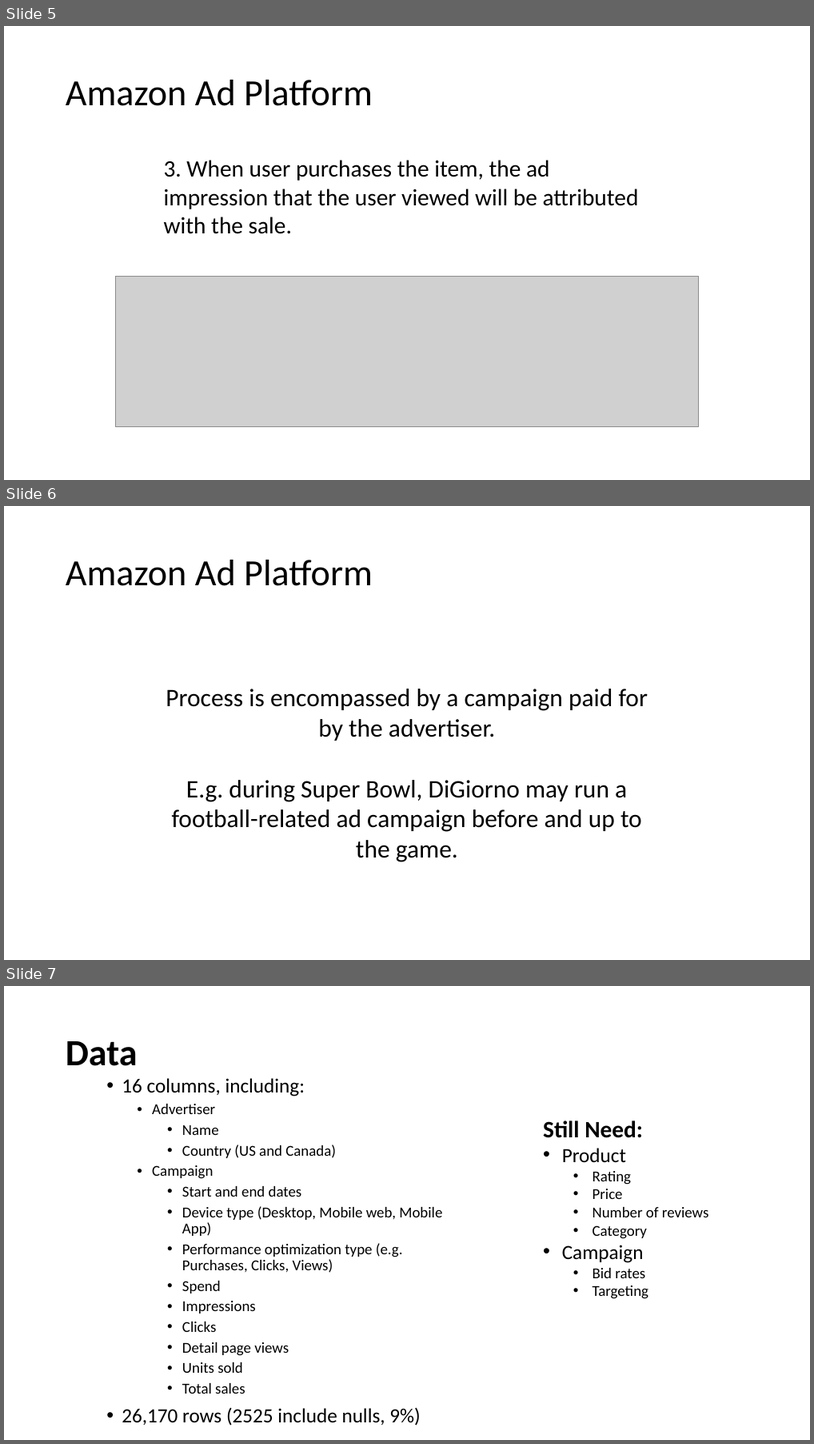
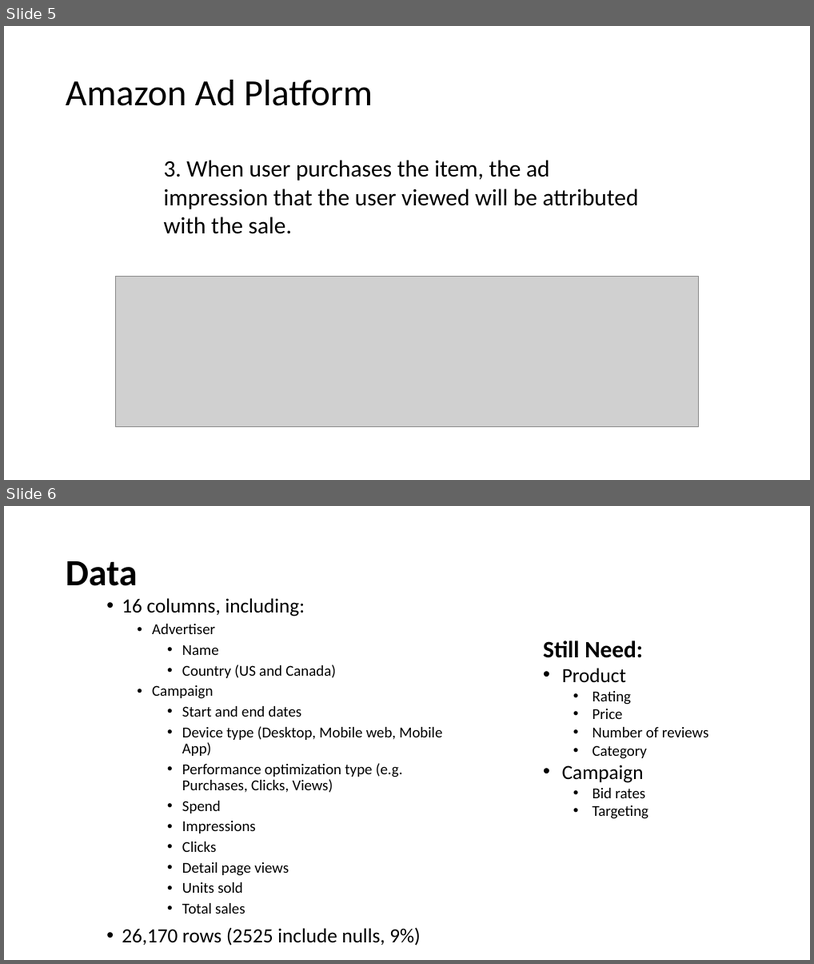
Before and after one commit to jessotaguro/ga_ds_project, a slide deck: Presentation_011718.pptx. Shown one above the other, each under a label of ours: slides 5, 6 and 7 before the commit, slides 5 and 6 after it. The pictures are 814x1444 and 814x964 pixels, drawn with LibreOffice and Linux fonts; fonts in the diff are those of the drawing; grey boxes stand for pictures. Boxes give left, top, right and bottom in pixels: in the first picture for what was removed or moved away, otherwise in the second. Text is boxed around its words. In the diff, an @@ line names an element or a change of style, - is before the commit and + after.

```diff
--- a/Presentation_011718.pptx
+++ b/Presentation_011718.pptx
@@ slide 6 removed at (x1=4, y1=506, x2=810, y2=960), background #FFFFFF @@
@@ title removed at (x1=66, y1=560, x2=373, y2=586) @@
-Amazon Ad Platform
@@ text removed at (x1=166, y1=688, x2=648, y2=862) @@
-Process is encompassed by a campaign paid for by the advertiser.
-E.g. during Super Bowl, DiGiorno may run a football-related ad campaign before and up to the game.
@@ what was slide 7 is now slide 6 @@
```
Also in this commit, not shown: 13 other files.
